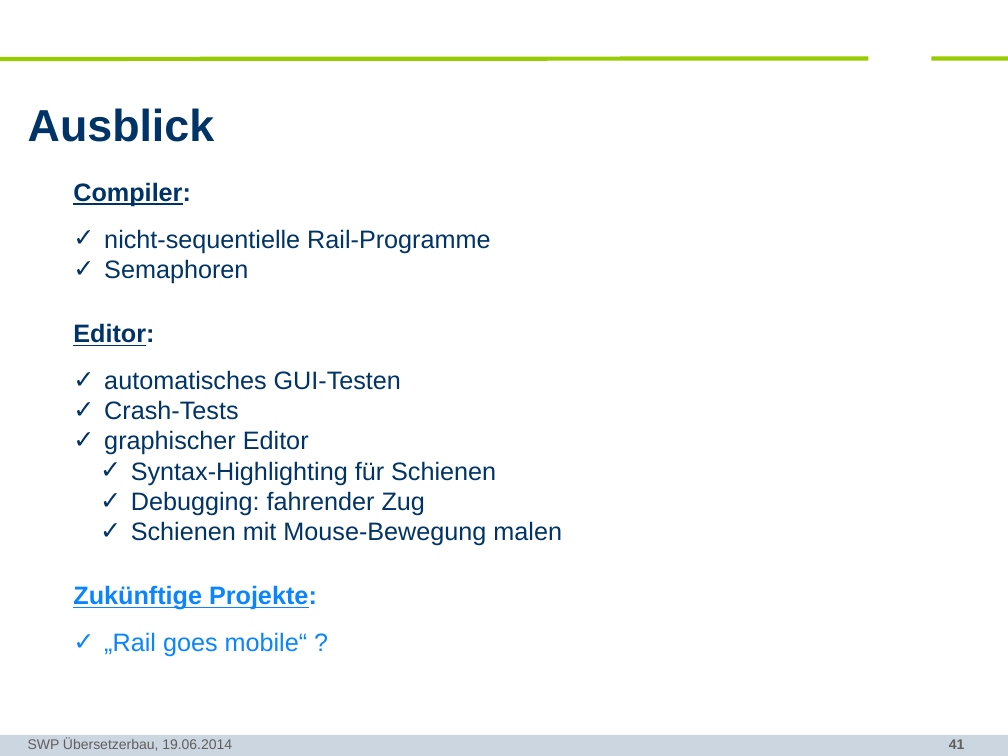
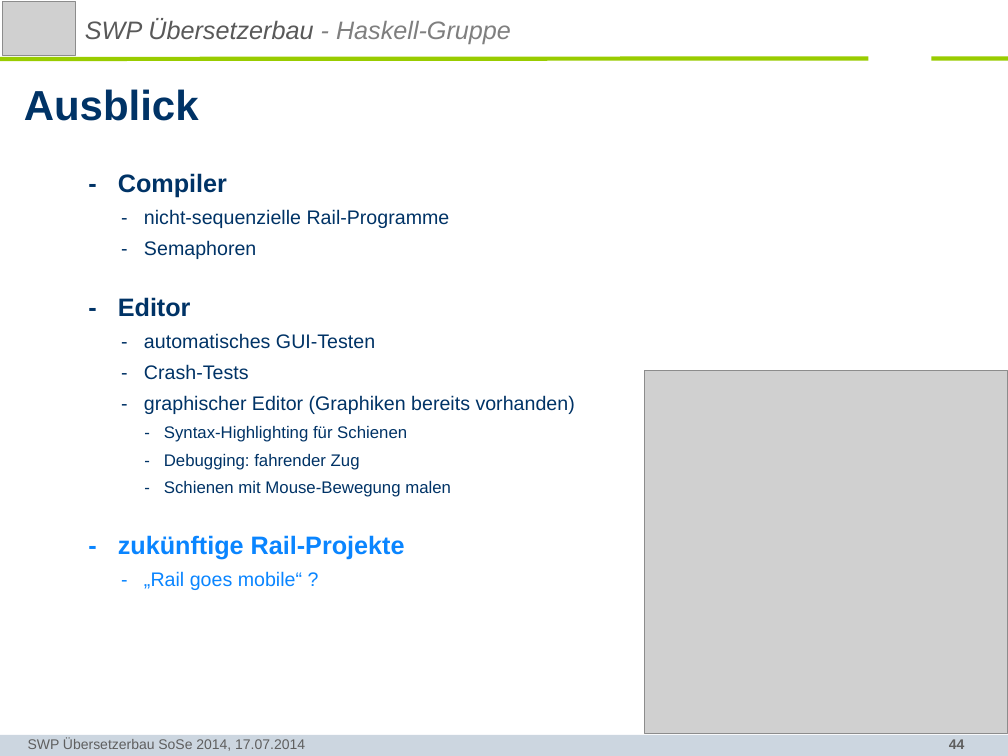
Before and after one commit to SWP-Ubau-SoSe2014-Haskell/SWPSoSe14, a slide deck: slide 44 of documentation/SWPSoSe14MS3.ppt (slide 41 before the commit). Drawn at 1008x756 pixels with LibreOffice and Linux fonts; fonts in the diff are those of the drawing; grey boxes stand for pictures; background and template pictures are left out. Boxes give left, top, right and bottom in pixels: in the first picture for what was removed or moved away, otherwise in the second. Text is boxed around its words. In the diff, an @@ line names an element or a change of style, - is before the commit and + after.

```diff
--- a/documentation/SWPSoSe14MS3.ppt
+++ b/documentation/SWPSoSe14MS3.ppt
@@ picture added at (3,2,76,55) @@
@@ text added at (85,19,511,44), 18 pt, text #595959, italic @@
+SWP Übersetzerbau - Haskell-Gruppe
@@ title "Ausblick": place and size @@
-title "Ausblick" at (28,108,215,142)
+title "Ausblick" at (24,89,199,121)
@@ title "Ausblick" at (24,89,199,121): size 32 to 30 pt @@
@@ text at (118,173,575,590): text changed; size 18 to 14 pt @@
-Compiler:
-✓ nicht-sequentielle Rail-Programme
-✓ Semaphoren
-Editor:
-✓ automatisches GUI-Testen
-✓ Crash-Tests
-✓ graphischer Editor
-  ✓ Syntax-Highlighting für Schienen
-  ✓ Debugging: fahrender Zug
-  ✓ Schienen mit Mouse-Bewegung malen
-Zukünftige Projekte:
-✓ „Rail goes mobile“ ?
+- Compiler
+- nicht-sequenzielle Rail-Programme
+- Semaphoren
+- Editor
+- automatisches GUI-Testen
+- Crash-Tests
+- graphischer Editor (Graphiken bereits vorhanden)
+- Syntax-Highlighting für Schienen
+- Debugging: fahrender Zug
+- Schienen mit Mouse-Bewegung malen
+- zukünftige Rail-Projekte
+- „Rail goes mobile“ ?
@@ picture added at (645,370,1008,733) @@
@@ text at (28,738,305,751): text changed @@
-SWP Übersetzerbau, 19.06.2014
+SWP Übersetzerbau SoSe 2014, 17.07.2014
@@ page number at (949,739,965,749): text changed @@
-41
+44
```
Also in this commit, not shown: 6 other slides changed, 6 slides added, 4 slides removed.
